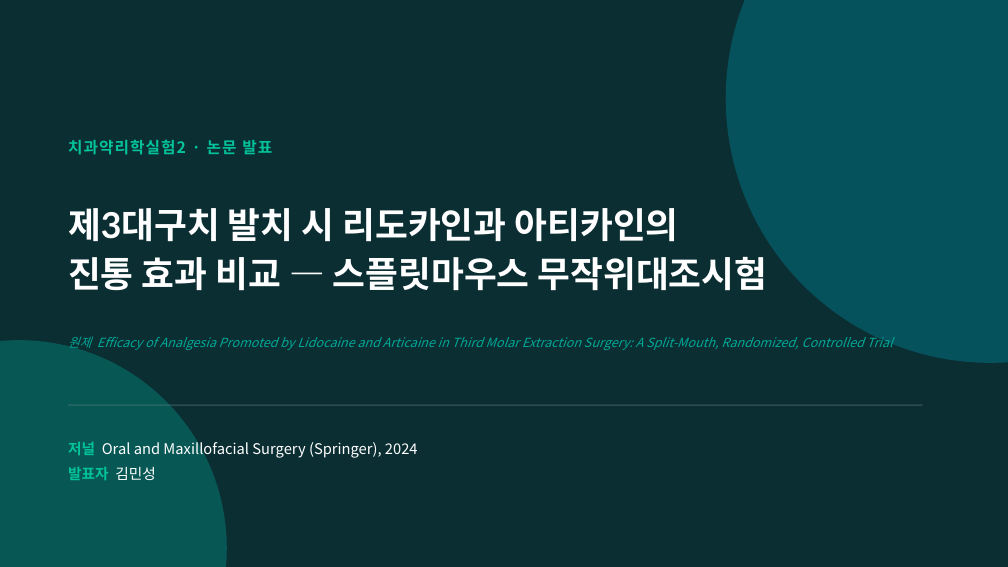
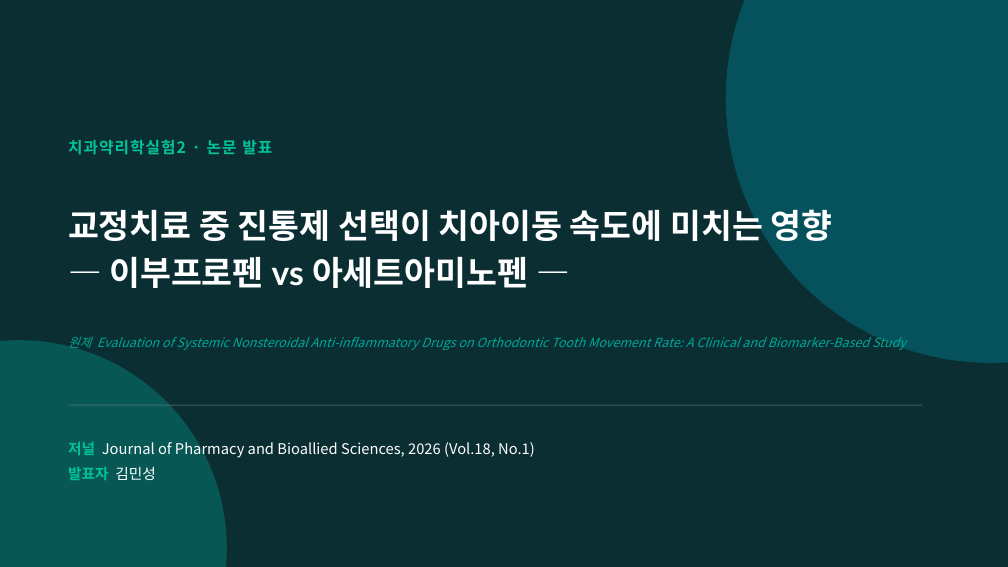
Before and after one commit to yojokem/-, a slide deck: slide 1 of 치과약리학실험2-논문발표/치과약리학실험2_논문발표.pptx. Drawn at 1008x567 pixels with LibreOffice and Linux fonts; fonts in the diff are those of the drawing. Boxes give left, top, right and bottom in pixels: in the first picture for what was removed or moved away, otherwise in the second. Text is boxed around its words. In the diff, an @@ line names an element or a change of style, - is before the commit and + after.

```diff
--- a/치과약리학실험2-논문발표/치과약리학실험2_논문발표.pptx
+++ b/치과약리학실험2-논문발표/치과약리학실험2_논문발표.pptx
@@ text at bbox=[68, 204, 833, 288]: text changed; size 34 to 32 pt @@
-제3대구치 발치 시 리도카인과 아티카인의
-진통 효과 비교 — 스플릿마우스 무작위대조시험
+교정치료 중 진통제 선택이 치아이동 속도에 미치는 영향
+— 이부프로펜 vs 아세트아미노펜 —
@@ text at bbox=[68, 336, 906, 351]: text changed @@
-원제 Efficacy of Analgesia Promoted by Lidocaine and Articaine in Third Molar Extraction Surgery: A Split-Mouth, Randomized, Controlled Trial
+원제 Evaluation of Systemic Nonsteroidal Anti-inflammatory Drugs on Orthodontic Tooth Movement Rate: A Clinical and Biomarker-Based Study
@@ text at bbox=[68, 440, 535, 480]: text changed @@
-저널 Oral and Maxillofacial Surgery (Springer), 2024
-발표자 김민성
+저널 Journal of Pharmacy and Bioallied Sciences, 2026 (Vol.18, No.1)
+발표자 김민성
```
Also in this commit, not shown: 5 other slides changed, 4 slides added, 4 slides removed.
